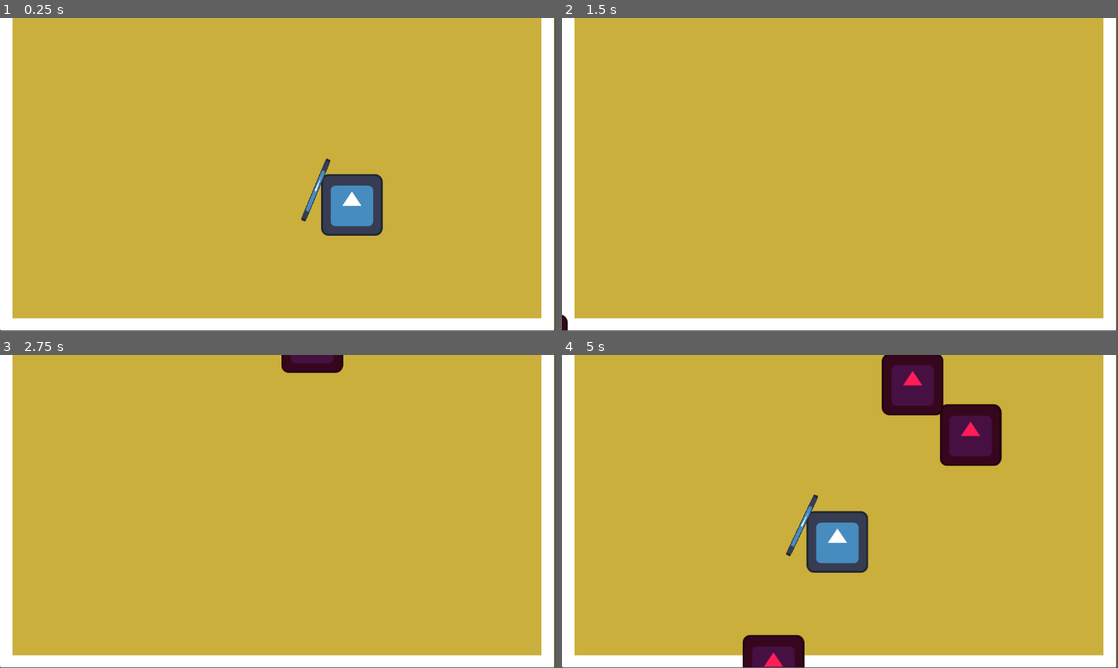
Above: before the commit, frames 1-4 (two rows, left to right).
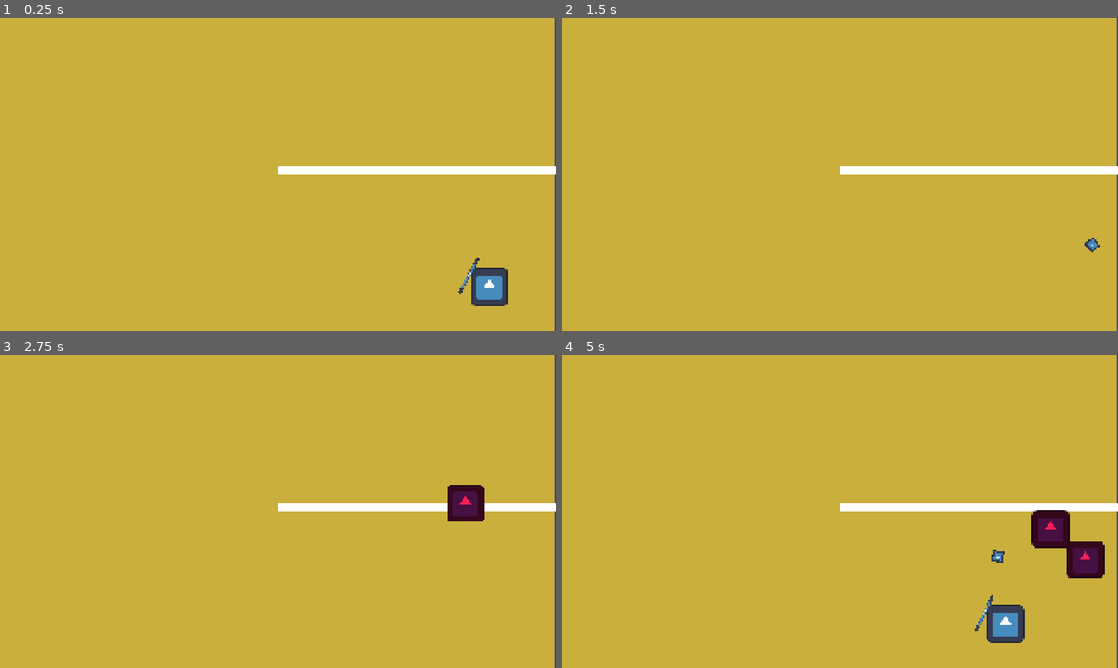
Above: after the commit, the same moments.

Repository: NicholasNg380/PING
Game: Godot game, scene res://scenes/Game.tscn
Same seed, same stepped clock (60 frames per second), same inputs: the game is played once before the commit and once after it. The engine's default icon, where the game draws it, is replaced by a stand-in: a white triangle on a blue panel in a dark square.
Inputs (mouse positions are in pixels of both pictures, inside the frame that each line leads up to):
- Up to frame 1 (0.25 s): no input
- Up to frame 2 (1.5 s): tap Enter at 0.5 s; move the mouse to (962, 158) at 0.52 s; hold D (right) 0.53-1.28 s; tap Space (hit) at 0.6 s; move the mouse to (728, 190) at 1.27 s; hold S (down) from 1.28 s (still down); tap Shift (shift) at 1.35 s
- Up to frame 3 (2.75 s): move the mouse to (333, 442) at 2.02 s; release S (down) at 2.03 s; hold D (right) from 2.03 s (still down); tap Space (hit) at 2.1 s
- Up to frame 4 (5 s): move the mouse to (812, 574) at 2.77 s; release D (right) at 2.78 s; hold W (up) 2.78-3.53 s; tap Shift (shift) at 2.85, 4.35 s; move the mouse to (1006, 558) at 3.52 s; hold A (left) from 3.53 s (still down); tap Space (hit) at 3.6 s; move the mouse to (673, 464) at 4.27 s
In our replay, the window is 799x449 before the commit and 800x450 after it. These sizes can differ from the game's own. Grey fills any space a smaller window leaves; there, only what the larger window draws over its background counts as a difference.

The runs differ from the first frame. In frame 1, 13% of the frame differs, in the area x 0-100%, y 0-100%; in frame 2, 9.8%; in frame 3, 11%; in frame 4, 20%.

Commit message:
Screen size
Screen size is not 1920x1080 and fills the screen

Diff:
--- a/project.godot
+++ b/project.godot
@@ -14,6 +14,13 @@
 run/main_scene="uid://bgl38ua186ky2"
 config/features=PackedStringArray("4.6", "Forward Plus")
 config/icon="res://assets/sprites/icon.svg"
+
+[display]
+
+window/size/viewport_width=1920
+window/size/viewport_height=1080
+window/size/mode=3
+window/stretch/mode="canvas_items"
 
 [global_group]
 
--- a/scenes/Game.tscn
+++ b/scenes/Game.tscn
@@ -18,9 +18,17 @@
 script = ExtResource("1_cpr0p")
 
 [node name="ColorRect" type="ColorRect" parent="." unique_id=1536385194]
-offset_top = -4.0
-offset_right = 1150.0
-offset_bottom = 646.0
+anchors_preset = 8
+anchor_left = 0.5
+anchor_top = 0.5
+anchor_right = 0.5
+anchor_bottom = 0.5
+offset_left = -964.0
+offset_top = -541.0
+offset_right = 956.0
+offset_bottom = 539.0
+grow_horizontal = 2
+grow_vertical = 2
 color = Color(0.79607844, 0.6862745, 0.23529412, 1)
 
 [node name="Player" parent="." unique_id=250388077 instance=ExtResource("1_wbfu4")]
@@ -43,12 +51,16 @@
 visible = false
 
 [node name="WallVertical" parent="." unique_id=1463864088 groups=["Wall"] instance=ExtResource("4_78awf")]
+offset_left = 2037.0002
+offset_top = -105.000015
+offset_right = 2077.0002
+offset_bottom = -65.000015
 
 [node name="WallVertical2" parent="." unique_id=312588216 groups=["Wall"] instance=ExtResource("4_78awf")]
-offset_left = 1123.0
-offset_top = -10.0
-offset_right = 1163.0
-offset_bottom = 30.0
+offset_left = 2285.0
+offset_top = -458.00006
+offset_right = 2325.0
+offset_bottom = -418.00006
 
 [node name="Wall3" type="ColorRect" parent="." unique_id=1254227582 groups=["Wall"]]
 offset_right = 40.0
@@ -82,4 +94,6 @@
 scale = Vector2(4.539937, -0.13826564)
 shape = SubResource("RectangleShape2D_cpr0p")
 
+[node name="Camera2D" type="Camera2D" parent="." unique_id=1918275279]
+
 [connection signal="timeout" from="Timer" to="." method="_on_timer_timeout"]
Not shown: 1 places in scenes/Game.tscn that only renumber resources
